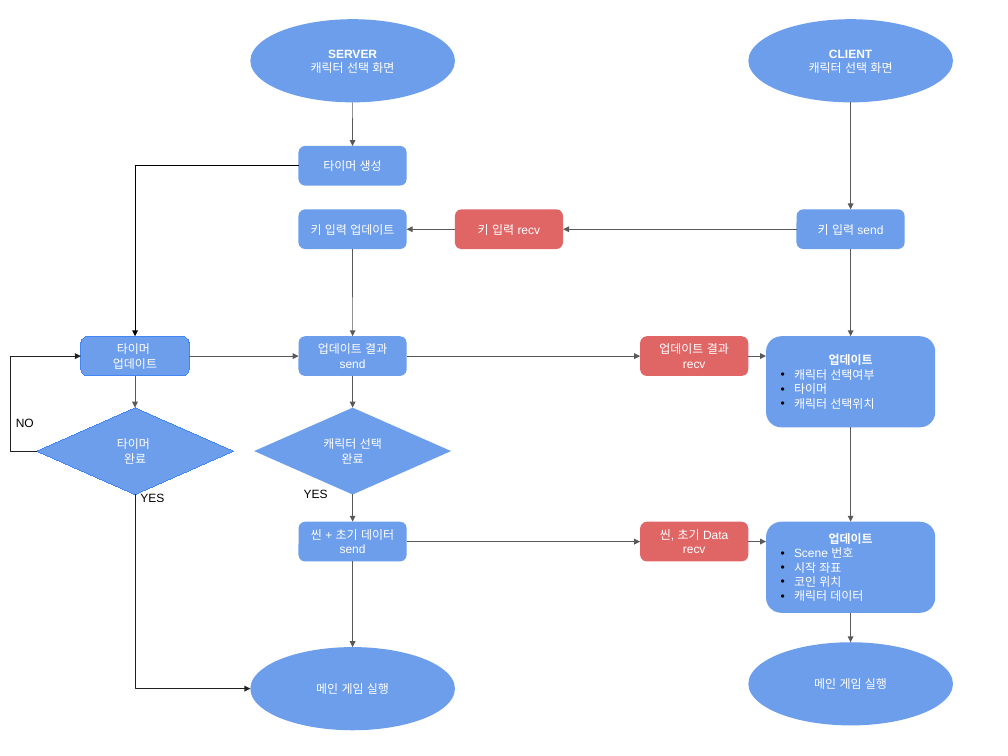
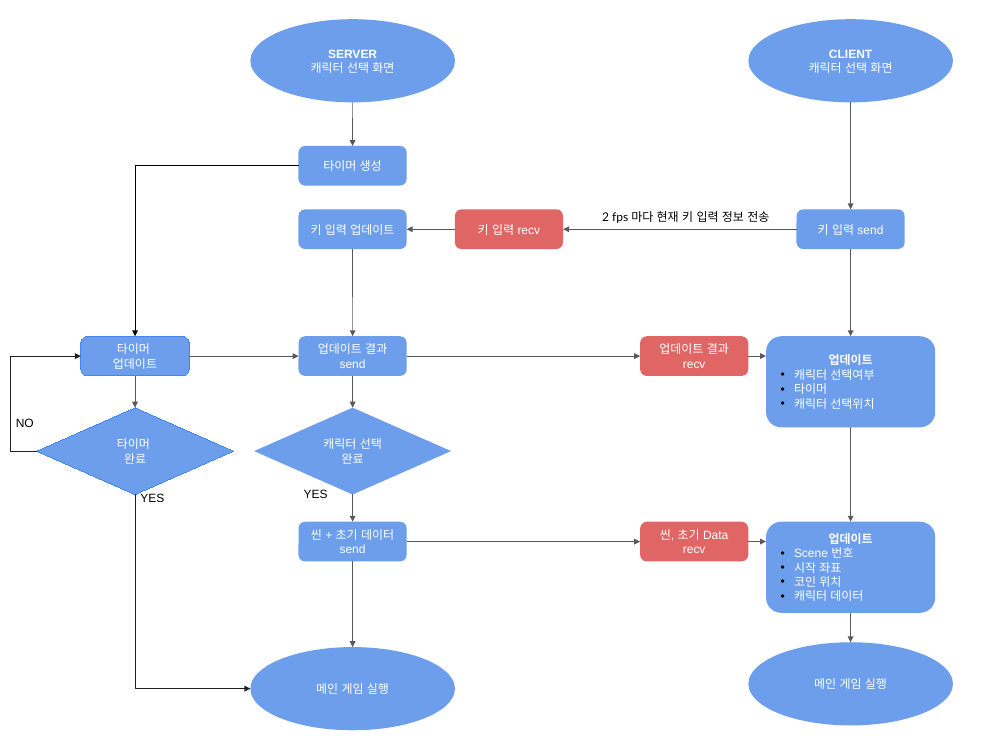
Before and after one commit to haein0303/NetWorkGame_Final_Term, a slide deck: slide 2 of Document/하이레벨 + 스레드.pptx. Drawn at 1008x756 pixels with LibreOffice and Linux fonts; fonts in the diff are those of the drawing. Boxes give left, top, right and bottom in pixels: in the first picture for what was removed or moved away, otherwise in the second. Text is boxed around its words. In the diff, an @@ line names an element or a change of style, - is before the commit and + after.

```diff
--- a/Document/하이레벨 + 스레드.pptx
+++ b/Document/하이레벨 + 스레드.pptx
@@ text added at (x1=602, y1=211, x2=769, y2=223), 12 pt, text #000000 @@
+2 fps 마다 현재 키 입력 정보 전송
```
Also in this commit, not shown: 2 other slides changed, 2 other files.
